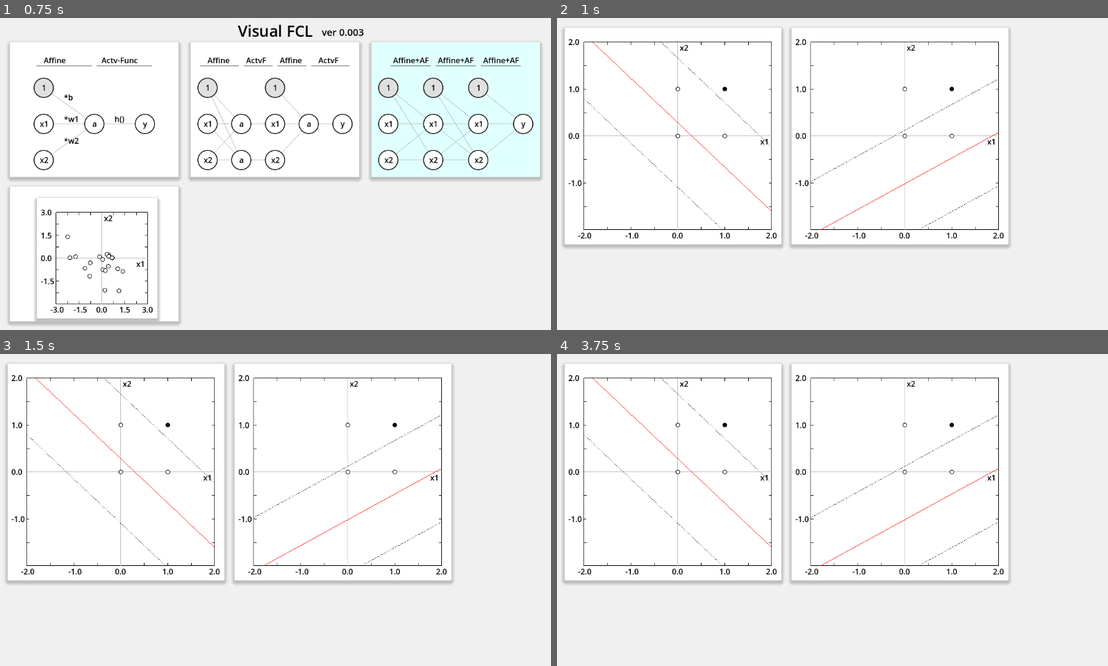
Above: before the commit, frames 1-4 (two rows, left to right).
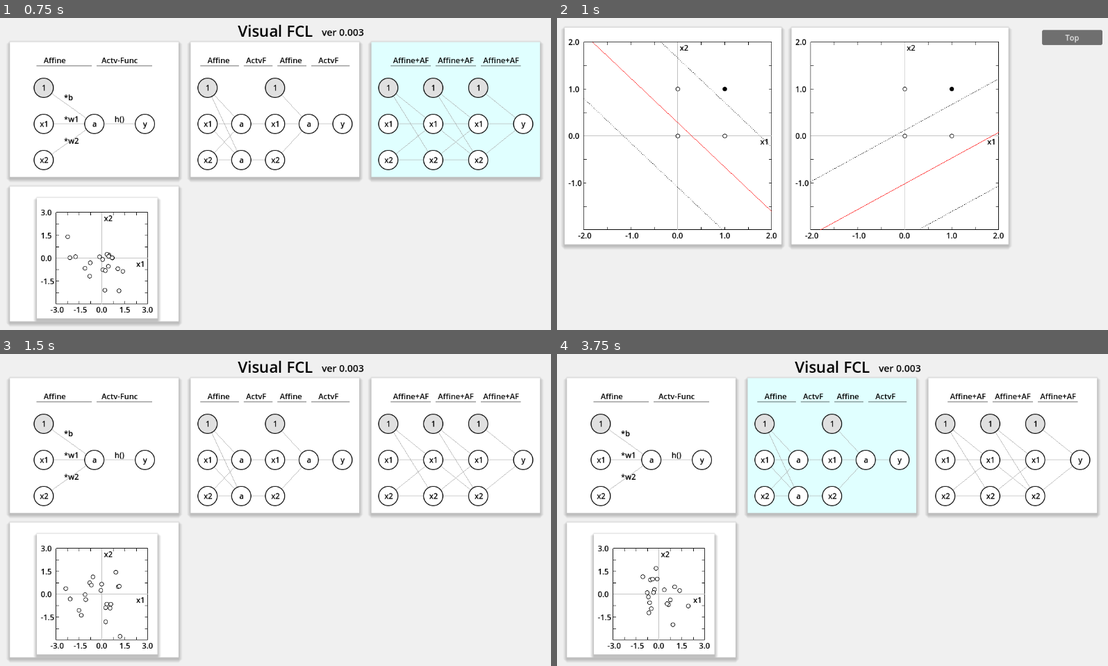
Above: after the commit, the same moments.

Repository: vivisuke/VisualFCL
Game: Godot game, scene res://top_scene.tscn
Same seed, same stepped clock (60 frames per second), same inputs: the game is played once before the commit and once after it.
Inputs (mouse positions are in pixels of both pictures, inside the frame that each line leads up to):
- Up to frame 1 (0.75 s): tap Enter at 0.5 s; move the mouse to (396, 158) at 0.52 s; click (396, 158) at 0.67 s
- Up to frame 2 (1 s): no input
- Up to frame 3 (1.5 s): click (517, 372) at 1.25 s, where only the run after the commit has a clickable "Top"
- Up to frame 4 (3.75 s): tap Space at 2 s; move the mouse to (722, 525) at 2.02 s; click (722, 525) at 2.17 s; click (1074, 372) at 2.75 s, where only the run after the commit has a clickable "Top"; tap Enter at 3.5 s; move the mouse to (887, 441) at 3.52 s; click (887, 441) at 3.67 s

Frame 1 is identical in both runs. In frame 2, 0.5% of the frame differs, in the area x 88-99%, y 3-9%; in frame 3, 12%; in frame 4, 22%, in the area x 1-99%, y 2-99%.

Commit message:
0090 ◎ C 06/30 06/30 0.004│ToDo│３層NN学習シーン：Top ボタン設置

Diff:
--- a/VisualFCL/fc3layer_scene.tscn
+++ b/VisualFCL/fc3layer_scene.tscn
@@ -1,8 +1,10 @@
-[gd_scene load_steps=2 format=3 uid="uid://mncpb3orul04"]
+[gd_scene load_steps=3 format=3 uid="uid://mncpb3orul04"]
 
+[ext_resource type="Script" path="res://scripts/fc3layer_scene.gd" id="1_lo8p5"]
 [ext_resource type="Script" path="res://scripts/GraphRect.gd" id="1_pmkmr"]
 
 [node name="FC3LayerScene" type="Node2D"]
+script = ExtResource("1_lo8p5")
 
 [node name="BG" type="ColorRect" parent="."]
 offset_right = 1152.0
@@ -22,3 +24,12 @@
 offset_right = 941.0
 offset_bottom = 470.0
 script = ExtResource("1_pmkmr")
+
+[node name="TopButton" type="Button" parent="."]
+offset_left = 1011.0
+offset_top = 25.0
+offset_right = 1136.0
+offset_bottom = 56.0
+text = "Top"
+
+[connection signal="pressed" from="TopButton" to="." method="_on_top_button_pressed"]
--- /dev/null
+++ b/VisualFCL/scripts/fc3layer_scene.gd
@@ -0,0 +1,16 @@
+extends Node2D
+
+
+# Called when the node enters the scene tree for the first time.
+func _ready():
+	pass # Replace with function body.
+
+
+# Called every frame. 'delta' is the elapsed time since the previous frame.
+func _process(delta):
+	pass
+
+
+func _on_top_button_pressed():
+	get_tree().change_scene_to_file("res://top_scene.tscn")
+	pass # Replace with function body.
Not shown, changed: VisualFCL.spr
